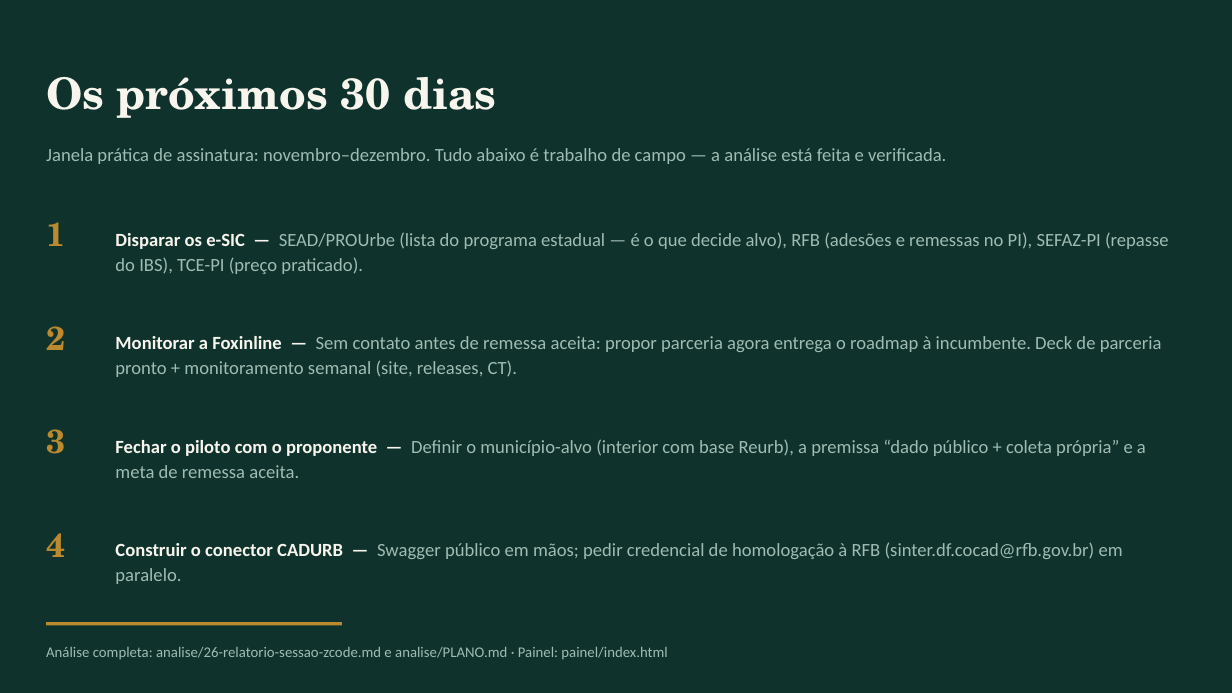
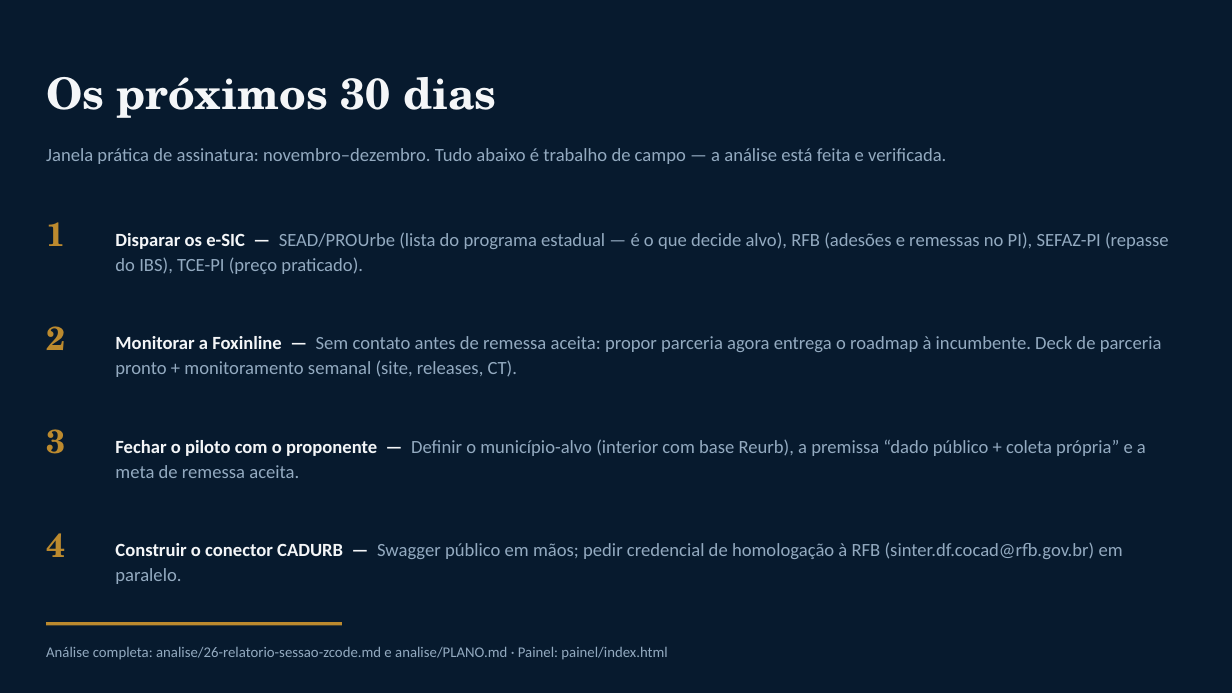
Before and after one commit to lailson/vertical_data, a slide deck: slide 11 of apresentacao/apresentacao-planejamento-painel-territorial.pptx. Drawn at 1232x693 pixels with LibreOffice and Linux fonts; fonts in the diff are those of the drawing. Boxes give left, top, right and bottom in pixels: in the first picture for what was removed or moved away, otherwise in the second. Text is boxed around its words. In the diff, an @@ line names an element or a change of style, - is before the commit and + after.

Commit message:
Migrar para vertical-data.pages.dev e levar o deck para a marca
Cloudflare Pages não renomeia projeto — a URL sai do nome, então foi criado
`vertical-data` e publicado nele. O antigo `painel-cerurb` segue no ar, com
senha; aposentá-lo é decisão à parte, porque o link já foi compartilhado.

Projeto novo não herda variável: o middleware responde 503 até que
PAINEL_USUARIO/PAINEL_SENHA existam no projeto. Falha na direção certa, e o
script agora diz o que fazer.

Deck:
- dash_hero.png e dash_scatter.png recapturados na marca, mesmas dimensões
  (1440x1330 e 1440x620), pelo Chrome headless em 1x e 3x
- paleta de identidade remapeada (verde quente -> navy/teal); o ocre ficou,
  porque é semântico nos slides e trocá-lo às cegas mexeria em contraste
- selo da capa: T -> VD
- Georgia continua: Inter não existe na máquina de quem abre o .pptx e cairia
  num fallback arbitrário. A fonte da marca vale onde ela é garantida — na web

```diff
--- a/apresentacao/apresentacao-planejamento-painel-territorial.pptx
+++ b/apresentacao/apresentacao-planejamento-painel-territorial.pptx
@@ background #0F332C to #071A2E @@
@@ text "Os próximos 30 dias" at (x1=46, y1=77, x2=497, y2=118): text colour #F7F5EE to #F4F6F8 @@
@@ text "Janela prática de assinatura: novembro–dezembro. ..." at (x1=46, y1=148, x2=946, y2=164): text colour #9FBBB2 to #93AAC0 @@
@@ text "Disparar os e-SIC — SEAD/PROUrbe ..." at (x1=115, y1=232, x2=1169, y2=274): text colour #F7F5EE to #F4F6F8 in "Disparar os e-SIC —"; text colour #9FBBB2 to #93AAC0 in "SEAD/PROUrbe (lista do programa estadual — é ..." @@
@@ text "Monitorar a Foxinline — Sem ..." at (x1=115, y1=336, x2=1162, y2=377): text colour #F7F5EE to #F4F6F8 in "Monitorar a Foxinline —"; text colour #9FBBB2 to #93AAC0 in "Sem contato antes de remessa aceita: propor ..." @@
@@ text "Fechar o piloto com o ..." at (x1=115, y1=439, x2=1146, y2=478): text colour #F7F5EE to #F4F6F8 in "Fechar o piloto com o proponente —"; text colour #9FBBB2 to #93AAC0 in "Definir o município-alvo (interior com base Reurb), ..." @@
@@ text "Construir o conector CADURB — ..." at (x1=115, y1=542, x2=1123, y2=584): text colour #F7F5EE to #F4F6F8 in "Construir o conector CADURB —"; text colour #9FBBB2 to #93AAC0 in "Swagger público em mãos; pedir credencial de ..." @@
@@ text "Análise completa: analise/26-relatorio-sessao-zcode.md e ana ..." at (x1=46, y1=647, x2=667, y2=660): text colour #9FBBB2 to #93AAC0 @@
```
Also in this commit, not shown: 10 other slides changed, 6 other files.
